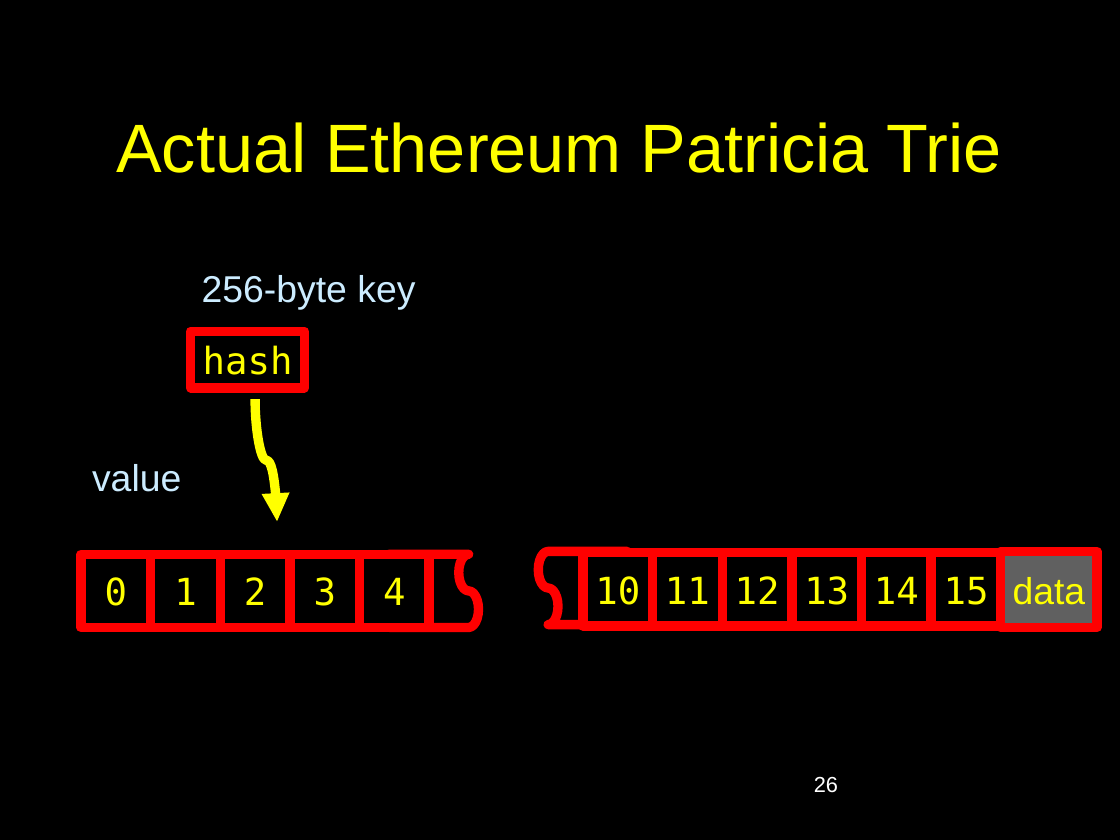
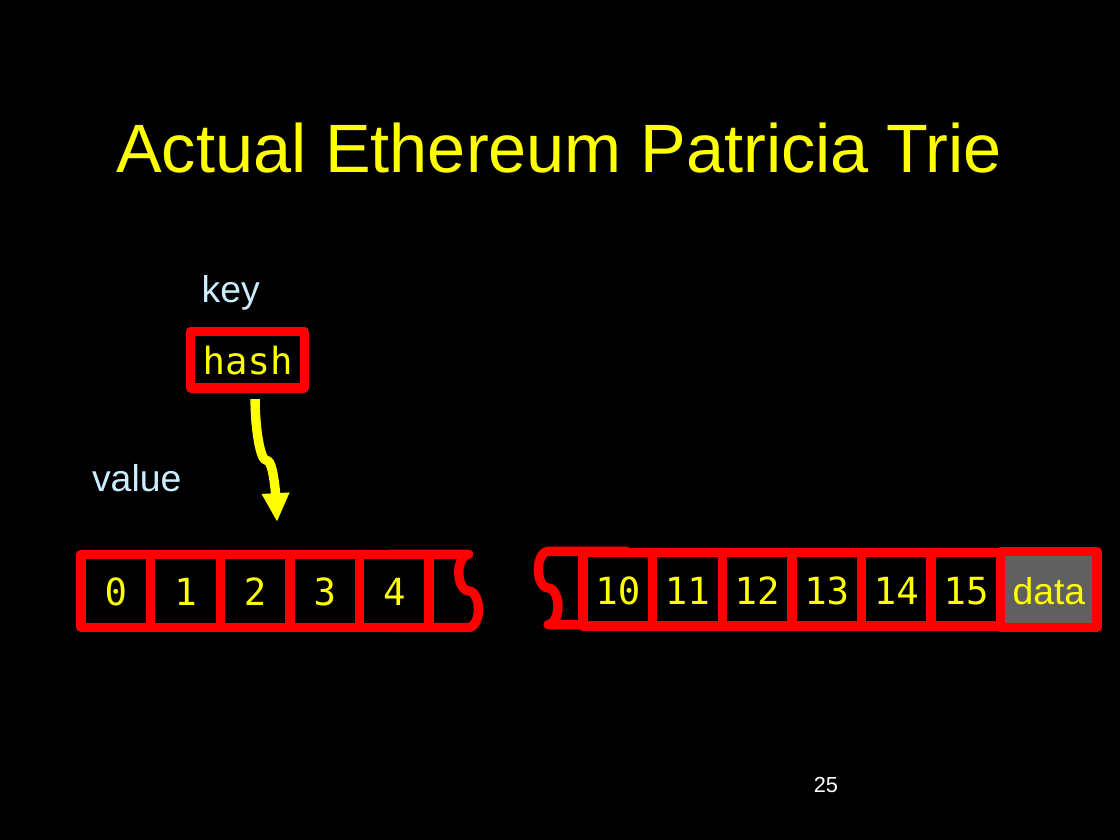
Before and after one commit to jadsmaeil/csci1951l, a slide deck: slide 25 of public/lecture-7-ethereum-data-structures.pptx (slide 26 before the commit). Drawn at 1120x840 pixels with LibreOffice and Linux fonts; fonts in the diff are those of the drawing. Boxes give left, top, right and bottom in pixels: in the first picture for what was removed or moved away, otherwise in the second. Text is boxed around its words. In the diff, an @@ line names an element or a change of style, - is before the commit and + after.

```diff
--- a/public/lecture-7-ethereum-data-structures.pptx
+++ b/public/lecture-7-ethereum-data-structures.pptx
@@ rectangle "key": place and size @@
-rectangle "key" at (190,260,445,316)
+rectangle "key" at (190,260,277,316)
@@ text in rectangle at (202,275,260,309): text changed @@
-256-byte key
+key
@@ page number at (814,776,838,793): text changed @@
-26
+25
```
Also in this commit, not shown: 9 other slides changed, 1 slide removed, 9 other files.
